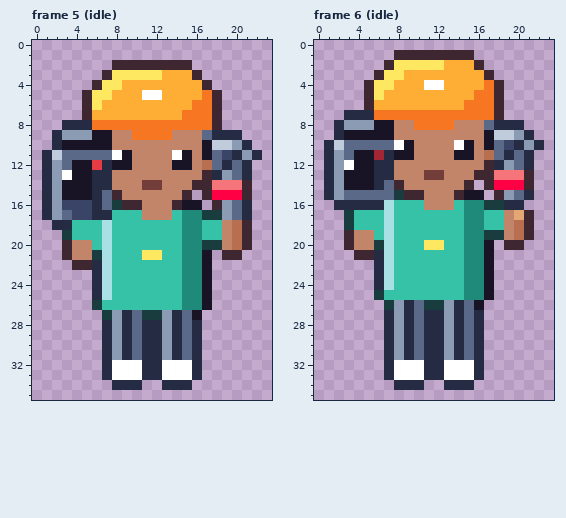
Pixel-art file: art/hood-city/big-screen-promo@50.aseprite. The picture above is the old version.
24x36 pixels, 6 frames. Shown: frame 5 (idle), frame 6 (idle). The commit also changed other frames, which this record leaves out.
Now the later version:
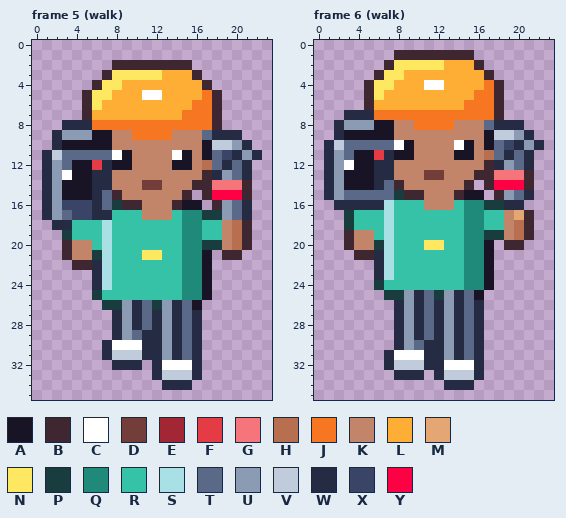
Palette (. is transparent): A #181425  B #3e2731  C #ffffff  D #733e39  E #a22633  F #e43b44  G #f6757a  H #b86f50  J #f77622  K #c28569  L #feae34  M #e4a672  N #fee761  P #193c3e  Q #1f8a7a  R #35c2a6  S #a8e0e6  T #5a6988  U #8b9bb4  V #c0cbdc  W #262b44  X #3a4466  Y #ff0044
Difference:
{"where": "frame 5 (walk)"}
{"frame":5,"y":25,"x":6,"old":"WS","new":"PR"}
{"frame":5,"y":26,"x":6,"old":"PRRRRRRRRQQA","new":".PPUWTPUWTA."}
{"frame":5,"y":27,"x":7,"old":"PUWTPP","new":".WUWTW"}
{"frame":5,"y":27,"x":16,"old":"A","new":"W"}
{"frame":5,"y":28,"x":7,"old":"WUWTW","new":".WUWT"}
{"frame":5,"y":29,"x":7,"old":"WUW","new":".WU"}
{"frame":5,"y":30,"x":8,"old":"UWT","new":"CCC"}
{"frame":5,"y":31,"x":8,"old":"UWT","new":"VVV"}
{"frame":5,"y":32,"x":7,"old":"WCCCW","new":".WWW."}
{"frame":5,"y":33,"x":7,"old":"WCCCW","new":"....."}
{"frame":5,"y":33,"x":13,"old":"CCC","new":"VVV"}
{"frame":5,"y":34,"x":8,"old":"WWW","new":"..."}
{"where": "frame 6 (walk)"}
{"frame":6,"y":11,"x":6,"old":"E","new":"F"}
{"frame":6,"y":24,"x":6,"old":"WS","new":"PR"}
{"frame":6,"y":25,"x":6,"old":"PRRRRRRRRQQA","new":".PPUWTPUWTA."}
{"frame":6,"y":26,"x":7,"old":"PUWTPP","new":".WUWTW"}
{"frame":6,"y":26,"x":16,"old":"A","new":"W"}
{"frame":6,"y":27,"x":7,"old":"WUWTW","new":".WUWT"}
{"frame":6,"y":28,"x":7,"old":"WUWTW","new":".WUWT"}
{"frame":6,"y":29,"x":7,"old":"WUWTW","new":".WUWT"}
{"frame":6,"y":30,"x":7,"old":"WUW","new":".WU"}
{"frame":6,"y":31,"x":8,"old":"UWT","new":"CCC"}
{"frame":6,"y":32,"x":8,"old":"CCC","new":"VVV"}
{"frame":6,"y":33,"x":7,"old":"WCCCW","new":".WWW."}
{"frame":6,"y":33,"x":13,"old":"CCC","new":"VVV"}
{"frame":6,"y":34,"x":8,"old":"WWW","new":"..."}
